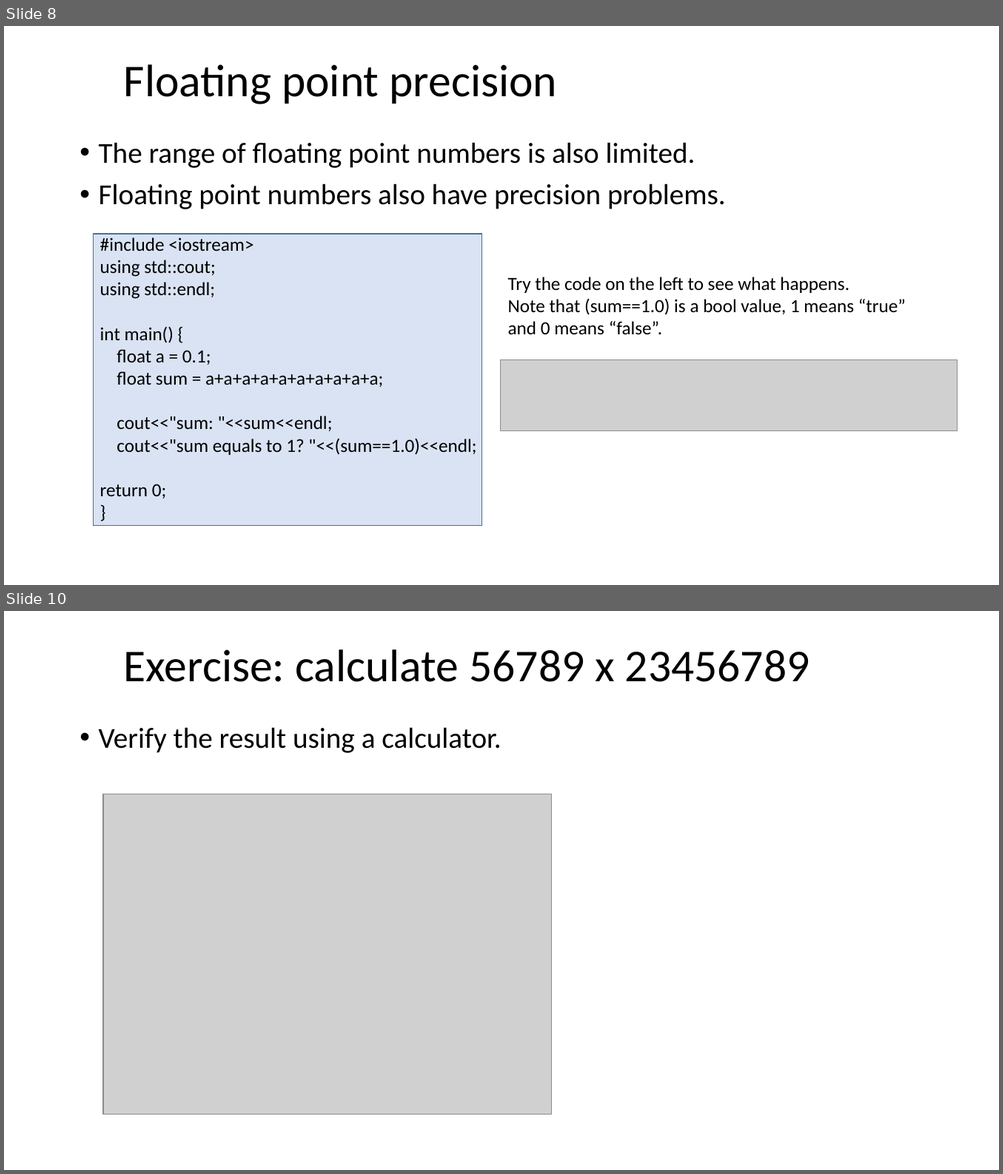
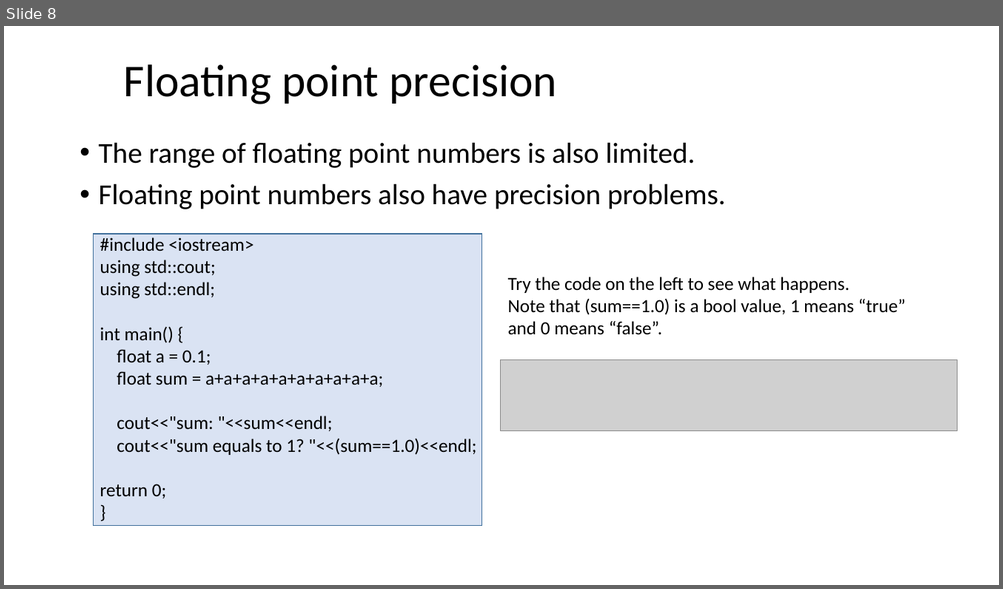
Before and after one commit to dayekuaipao/CPPLearning, a slide deck: week02/Lab02.pptx. Shown one above the other, each under a label of ours: slides 8 and 10 before the commit, slide 8 after it; the slides between them are not shown. The pictures are 1003x1174 and 1003x589 pixels, drawn with LibreOffice and Linux fonts; fonts in the diff are those of the drawing; grey boxes stand for pictures; background and template pictures are left out. Boxes give left, top, right and bottom in pixels: in the first picture for what was removed or moved away, otherwise in the second. Text is boxed around its words. In the diff, an @@ line names an element or a change of style, - is before the commit and + after.

```diff
--- a/week02/Lab02.pptx
+++ b/week02/Lab02.pptx
@@ slide 10 removed at bbox=[4, 611, 999, 1170], background #FFFFFF @@
@@ title removed at bbox=[124, 649, 810, 682] @@
-Exercise: calculate 56789 x 23456789
@@ text removed at bbox=[99, 727, 501, 753] @@
-• Verify the result using a calculator.
@@ picture removed at bbox=[103, 794, 552, 1115] @@
```
Also in this commit, not shown: 6 slides changed, 6 slides added, 1 other slide removed.
